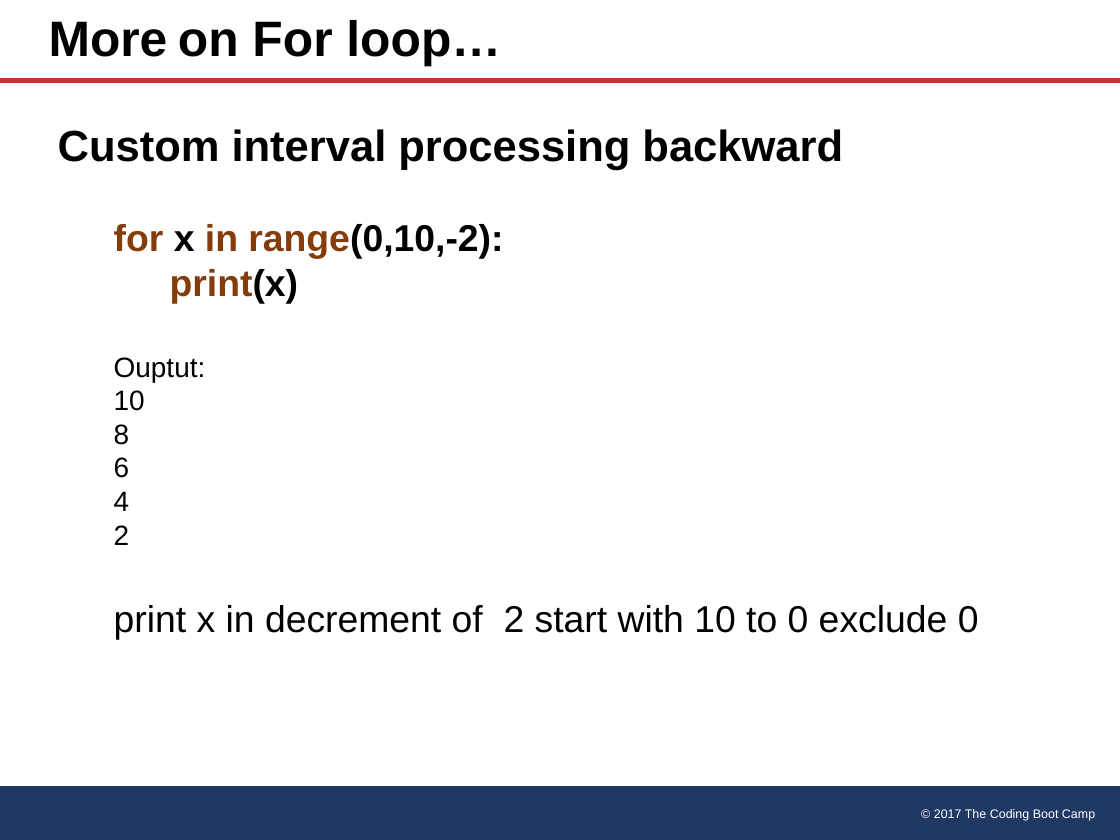
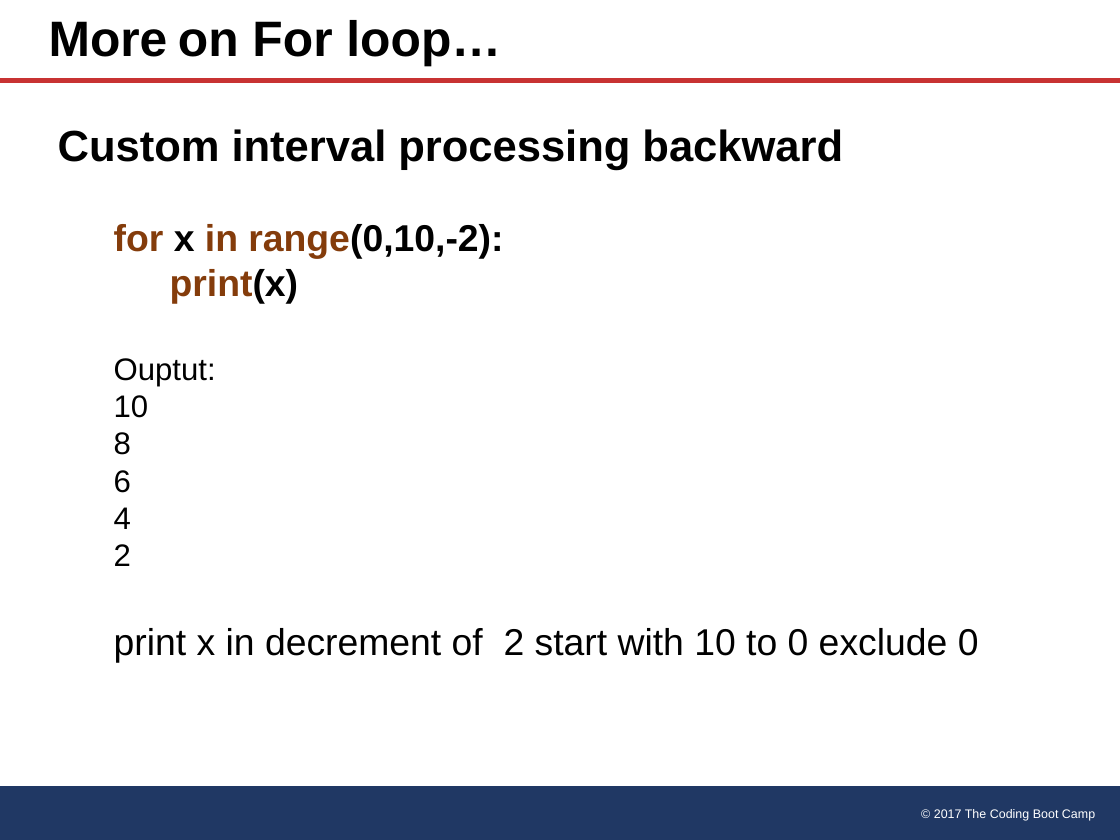
Before and after one commit to natmitch/umn, a slide deck: slide 5 of Power Points/Python2.pptx. Drawn at 1120x840 pixels with LibreOffice and Linux fonts; fonts in the diff are those of the drawing. Boxes give left, top, right and bottom in pixels: in the first picture for what was removed or moved away, otherwise in the second. Text is boxed around its words. In the diff, an @@ line names an element or a change of style, - is before the commit and + after.

```diff
--- a/Power Points/Python2.pptx
+++ b/Power Points/Python2.pptx
@@ text at (114, 358, 216, 566): size 18 to 20 pt in "Ouptut:", "10", "8", "6" and 2 more places @@
```
Also in this commit, not shown: 3 other slides changed, 14 other files.
